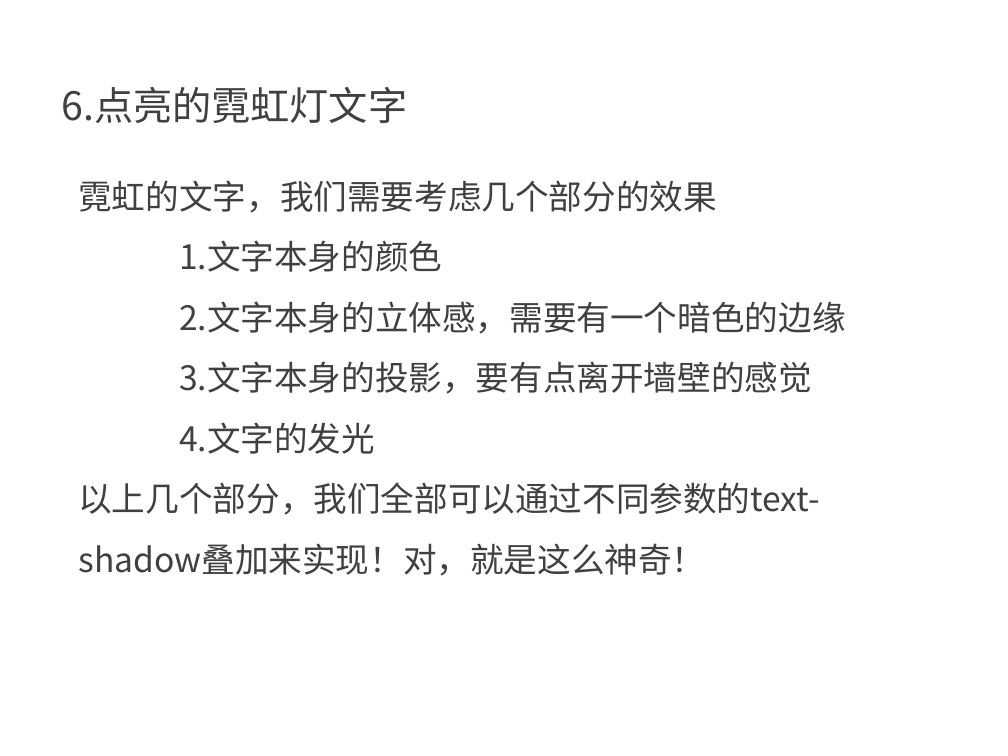
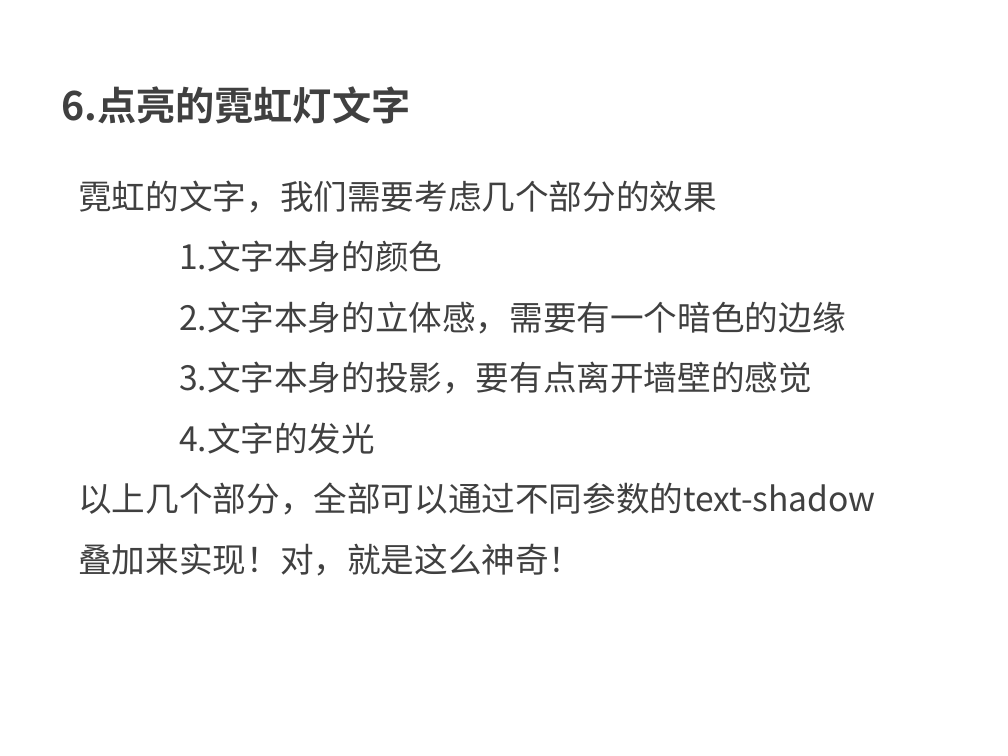
Before and after one commit to kong66/webAni, a slide deck: slide 18 of 7-neon2/neon2.pptx (slide 11 before the commit). Drawn at 1008x756 pixels with LibreOffice and Linux fonts; fonts in the diff are those of the drawing. Boxes give left, top, right and bottom in pixels: in the first picture for what was removed or moved away, otherwise in the second. Text is boxed around its words. In the diff, an @@ line names an element or a change of style, - is before the commit and + after.

```diff
--- a/7-neon2/neon2.pptx
+++ b/7-neon2/neon2.pptx
@@ text "6.点亮的霓虹灯文字" at (x1=61, y1=86, x2=410, y2=124): bold on @@
@@ text at (x1=78, y1=482, x2=876, y2=576): text changed @@
-以上几个部分，我们全部可以通过不同参数的text-shadow叠加来实现！对，就是这么神奇！
+以上几个部分，全部可以通过不同参数的text-shadow叠加来实现！对，就是这么神奇！
```
Also in this commit, not shown: 12 other slides changed, 21 slides added, 6 slides removed, 4 other files.
